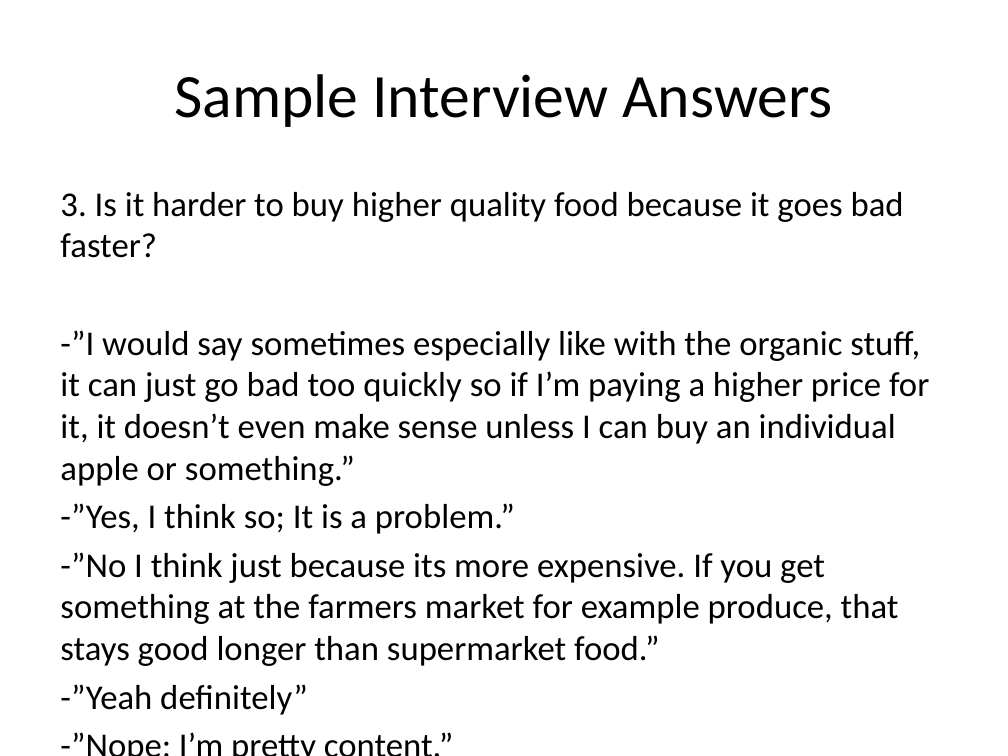
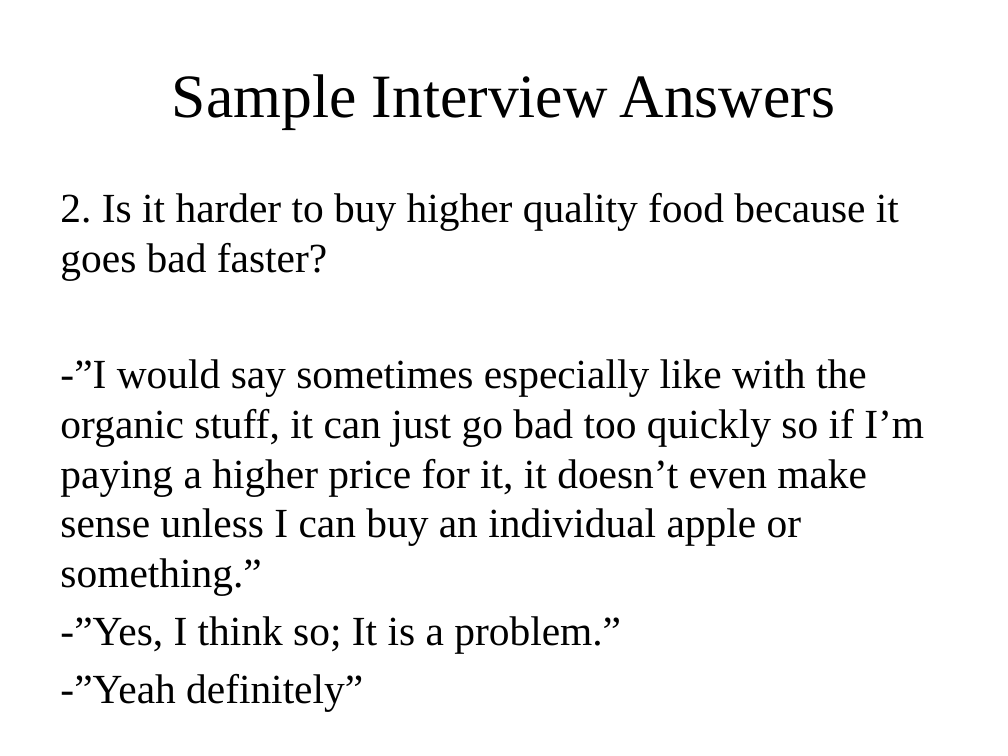
Before and after one commit to bensterl/EID-Repo, a slide deck: slide 5 of Smart Food.pptx. Drawn at 1008x756 pixels with LibreOffice and Linux fonts; fonts in the diff are those of the drawing. Boxes give left, top, right and bottom in pixels: in the first picture for what was removed or moved away, otherwise in the second. Text is boxed around its words. In the diff, an @@ line names an element or a change of style, - is before the commit and + after.

Commit message:
Smart Food Powerpoint v2.0

```diff
--- a/Smart Food.pptx
+++ b/Smart Food.pptx
@@ title "Sample Interview Answers" at (172, 74, 836, 129): font Calibri to Times New Roman @@
@@ text at (60, 193, 924, 654): paragraph removed @@
--”Nope; I’m pretty content.”
@@ text at (60, 193, 899, 281): text changed; size 24.8 to 29.6 pt; font Calibri to Times New Roman @@
-3. Is it harder to buy higher quality food because it goes bad faster?
+2. Is it harder to buy higher quality food because it goes bad faster?
@@ text at (60, 359, 924, 654): size 24.8 to 29.6 pt, font Calibri to Times New Roman in "-”I would say sometimes especially like with ...", "-”Yes, I think so; It is a ...", "-”Yeah definitely”" @@
@@ text at (60, 552, 899, 666): paragraph removed @@
--”No I think just because its more expensive. If you get something at the farmers market for example produce, that stays good longer than supermarket food.”
```
Also in this commit, not shown: 2 other slides changed, 3 slides added, 1 slide removed.
